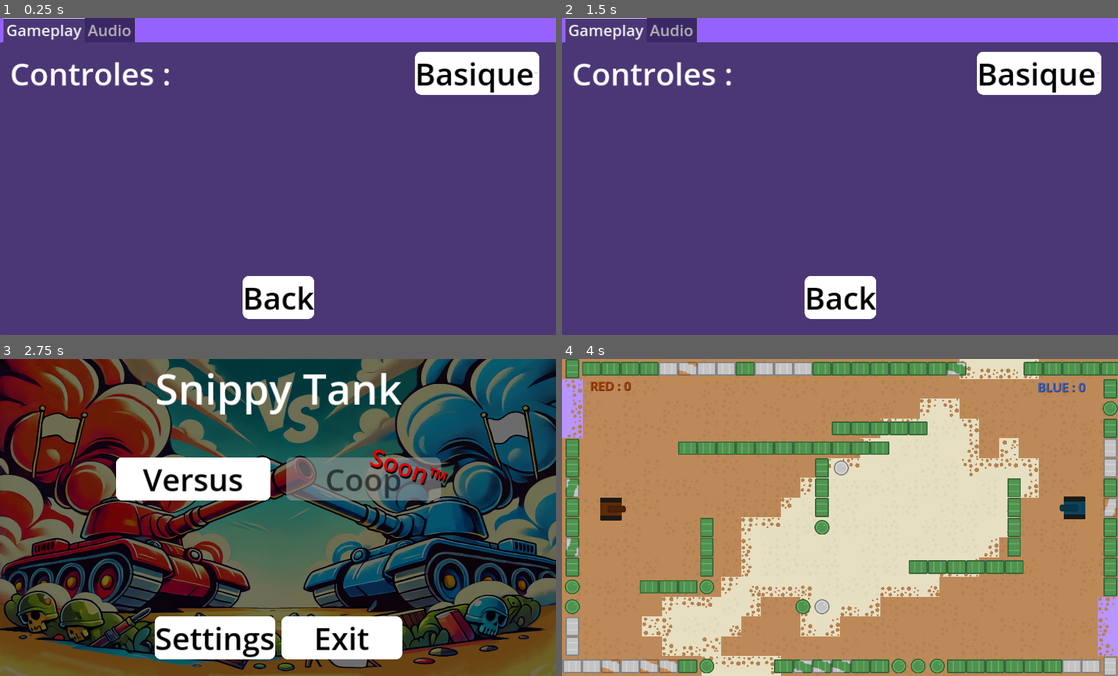
Above: before the commit, frames 1-4 (two rows, left to right).
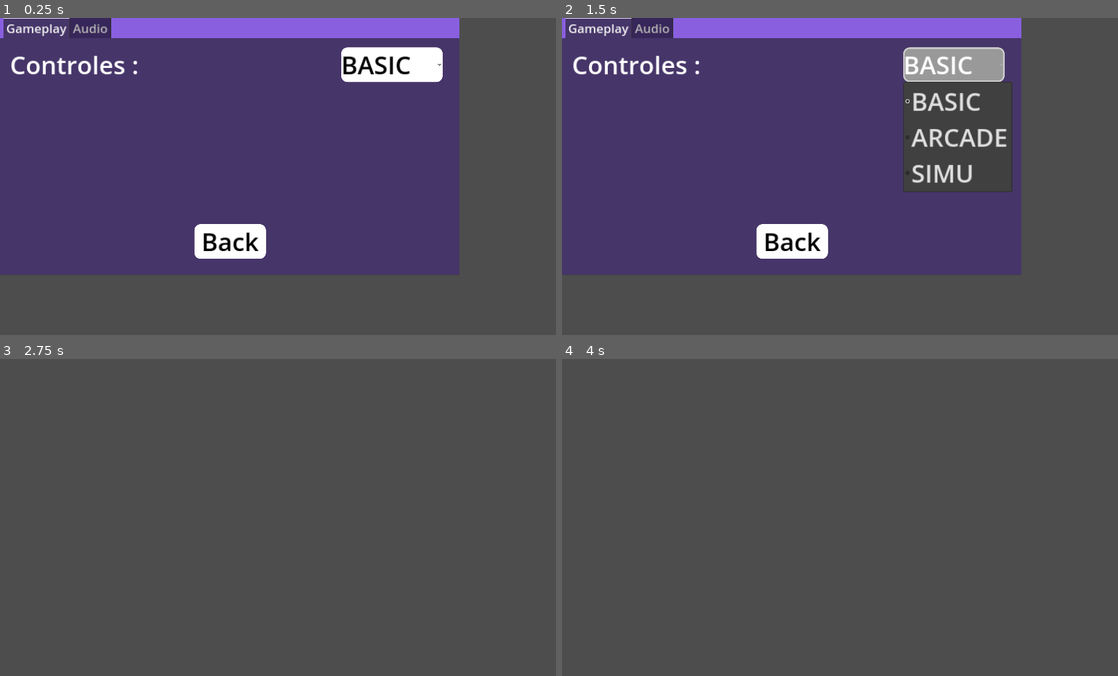
Above: after the commit, the same moments.

Repository: Iron-Wolf/snippy_tank
Game: Godot game, scene res://scenes/menus/settings.tscn
Two runs of this game, one before a commit and one after it. Both use one fixed random seed, a clock stepped at 60 frames per second and the inputs below. This scene is started directly instead of the project's main scene.
Inputs (mouse positions are in pixels of both pictures, inside the frame that each line leads up to):
- Up to frame 1 (0.25 s): no input
- Up to frame 2 (1.5 s): click (1040, 71) at 0.5 s, where only the run before the commit has a clickable "Basique"; click (951, 65) at 1.25 s, where only the run after the commit has a clickable "BASIC"
- Up to frame 3 (2.75 s): click "Back" at 2 s
- Up to frame 4 (4 s): click (756, 479) at 2.75 s, where only the run before the commit has a clickable "Versus"; tap Enter at 3.5 s

The runs differ from the first frame. In frame 1, 43% of the frame differs, in the area x 0-100%, y 0-100%; in frame 2, 50%; in frame 3, 96%; in frame 4, 100%.

Commit message:
set "settings" menu as a popup

Diff:
--- a/assets/ui_theme.tres
+++ b/assets/ui_theme.tres
@@ -37,7 +37,7 @@
 corner_radius_bottom_left = 20
 
 [resource]
-default_font_size = 100
+default_font_size = 80
 Button/colors/font_color = Color(0, 0, 0, 1)
 Button/colors/font_disabled_color = Color(0, 0, 0, 0.588235)
 Button/styles/disabled = SubResource("StyleBoxFlat_bpgbd")
--- a/scenes/menus/main.tscn
+++ b/scenes/menus/main.tscn
@@ -56,19 +56,19 @@
 theme = ExtResource("3_1mea8")
 theme_override_constants/separation = 50
 
-[node name="VsMode" type="Button" parent="HBoxMain"]
+[node name="PvpMode" type="Button" parent="HBoxMain"]
 unique_name_in_owner = true
 layout_mode = 2
 size_flags_horizontal = 3
-text = "Versus"
+text = "PVP"
 
-[node name="CoopMode" type="Button" parent="HBoxMain"]
+[node name="PveMode" type="Button" parent="HBoxMain"]
 layout_mode = 2
 size_flags_horizontal = 3
 disabled = true
-text = "Coop"
+text = "PVE"
 
-[node name="Label" type="Label" parent="HBoxMain/CoopMode"]
+[node name="Label" type="Label" parent="HBoxMain/PveMode"]
 layout_mode = 1
 anchors_preset = 8
 anchor_left = 0.5
--- a/scenes/menus/settings.tscn
+++ b/scenes/menus/settings.tscn
@@ -5,31 +5,27 @@
 
 [node name="Option" type="Control"]
 layout_mode = 3
-anchors_preset = 15
+anchors_preset = 0
+offset_right = 1480.0
+offset_bottom = 830.0
+theme = ExtResource("1_hjl3g")
+script = ExtResource("2_jfttx")
+
+[node name="ColorRect" type="ColorRect" parent="."]
+layout_mode = 2
 anchor_right = 1.0
 anchor_bottom = 1.0
 grow_horizontal = 2
 grow_vertical = 2
-theme = ExtResource("1_hjl3g")
-script = ExtResource("2_jfttx")
+color = Color(0.588235, 0.388235, 1, 0.823529)
 
-[node name="ColorRect" type="ColorRect" parent="."]
-layout_mode = 1
-anchors_preset = 15
+[node name="TabContainer" type="TabContainer" parent="."]
+layout_mode = 2
 anchor_right = 1.0
 anchor_bottom = 1.0
 grow_horizontal = 2
 grow_vertical = 2
-color = Color(0.589817, 0.386306, 0.999987, 1)
-
-[node name="TabContainer" type="TabContainer" parent="."]
-layout_mode = 1
-anchors_preset = 15
-anchor_right = 1.0
-anchor_bottom = 1.0
-grow_horizontal = 2
-grow_vertical = 2
-theme_override_font_sizes/font_size = 50
+theme_override_font_sizes/font_size = 40
 current_tab = 0
 
 [node name="Gameplay" type="TabBar" parent="TabContainer"]
@@ -56,12 +52,11 @@
 layout_mode = 2
 text = "Controles : "
 
-[node name="OptionButton" type="OptionButton" parent="TabContainer/Gameplay/MarginContainer/GridContainer"]
+[node name="Control" type="OptionButton" parent="TabContainer/Gameplay/MarginContainer/GridContainer"]
+unique_name_in_owner = true
 layout_mode = 2
 size_flags_horizontal = 10
-selected = 0
-item_count = 1
-popup/item_0/text = "Basique"
+theme_override_constants/modulate_arrow = 1
 
 [node name="Audio" type="TabBar" parent="TabContainer"]
 visible = false
@@ -70,15 +65,14 @@
 
 [node name="BackBtn" type="Button" parent="."]
 unique_name_in_owner = true
-layout_mode = 1
-anchors_preset = 7
+layout_mode = 2
 anchor_left = 0.5
 anchor_top = 1.0
 anchor_right = 0.5
 anchor_bottom = 1.0
-offset_left = -115.5
-offset_top = -189.0
-offset_right = 115.5
+offset_left = -115.0
+offset_top = -162.0
+offset_right = 116.0
 offset_bottom = -52.0
 grow_horizontal = 2
 grow_vertical = 0
--- a/scripts/autoload/player_state.gd
+++ b/scripts/autoload/player_state.gd
@@ -1,6 +1,6 @@
 extends Node
 
-enum Scheme {BASIC, ARCADE, SIMULATION}
+enum Scheme {BASIC, ARCADE, SIMU}
 var control_scheme: Scheme = Scheme.BASIC
 
 var last_aim_scheme: bool = false
--- a/scripts/menus/main.gd
+++ b/scripts/menus/main.gd
@@ -1,16 +1,34 @@
 # https://www.youtube.com/watch?v=zHYkcJyE52g
 extends Node
 
+@onready var pvp_mode: Button = get_node("%PvpMode")
+@onready var settings_btn: Button = get_node("%SettingsBtn")
+@onready var exit_btn: Button = get_node("%ExitBtn")
+@onready var settings_ps: PackedScene = preload("res://scenes/menus/settings.tscn")
+
 func _ready() -> void:
-	get_node("%VsMode").pressed.connect(on_vs_mode_pressed)
-	get_node("%SettingsBtn").pressed.connect(on_settings_pressed)
-	get_node("%ExitBtn").pressed.connect(on_exit_pressed)
+	pvp_mode.pressed.connect(on_vs_mode_pressed)
+	settings_btn.pressed.connect(on_settings_pressed)
+	exit_btn.pressed.connect(on_exit_pressed)
 
 func on_vs_mode_pressed() -> void:
 	get_tree().change_scene_to_file("res://scenes/levels/world.tscn")
 
 func on_settings_pressed() -> void:
-	get_tree().change_scene_to_file("res://scenes/menus/settings.tscn")
+	# Kind of a hack just because I can't design the settings
+	# in Godot, when the root node is a Popup :/
+	# So, I create a Popup here add put the scene inside.
+	var p = Popup.new()
+	p.initial_position = Window.WINDOW_INITIAL_POSITION_CENTER_MAIN_WINDOW_SCREEN
+	p.size = Vector2i(1480, 830)
+	p.transparent = true
+	p.visible = true
+	add_child(p)
+	var s = settings_ps.instantiate()
+	s.connect("tree_exited", func():
+		# kill object containing the scene, when she is exited
+		p.queue_free())
+	p.add_child(s)
 
 func on_exit_pressed():
 	get_tree().quit()
--- a/scripts/menus/settings.gd
+++ b/scripts/menus/settings.gd
@@ -1,8 +1,19 @@
 # https://www.youtube.com/watch?v=be-Xjg8oPbQ
 extends Control
 
+@onready var back_btn:Button = get_node("%BackBtn")
+@onready var control:OptionButton = get_node("%Control")
+
 func _ready() -> void:
-	get_node("%BackBtn").pressed.connect(on_back_pressed)
+	back_btn.pressed.connect(on_back_pressed)
+
+	control.item_selected.connect(on_control_selected)
+	for ctrl_scheme in PlayerState.Scheme:
+		control.add_item(ctrl_scheme)
+	control.select(PlayerState.control_scheme)
+
+func on_control_selected(index: int) -> void:
+	PlayerState.control_scheme = index as PlayerState.Scheme
 
 func on_back_pressed() -> void:
-	get_tree().change_scene_to_file("res://scenes/menus/main.tscn")
+	queue_free()
--- a/scripts/score.gd
+++ b/scripts/score.gd
@@ -4,6 +4,9 @@
 var init_text: String = text
 
 func _ready() -> void:
+	if player_id == 0:
+		Utils.log_error("'player_id' is not defined for : " + self.name)
+		get_tree().quit()
 	_update_score()
 
 func push_score(add: int) -> void:
